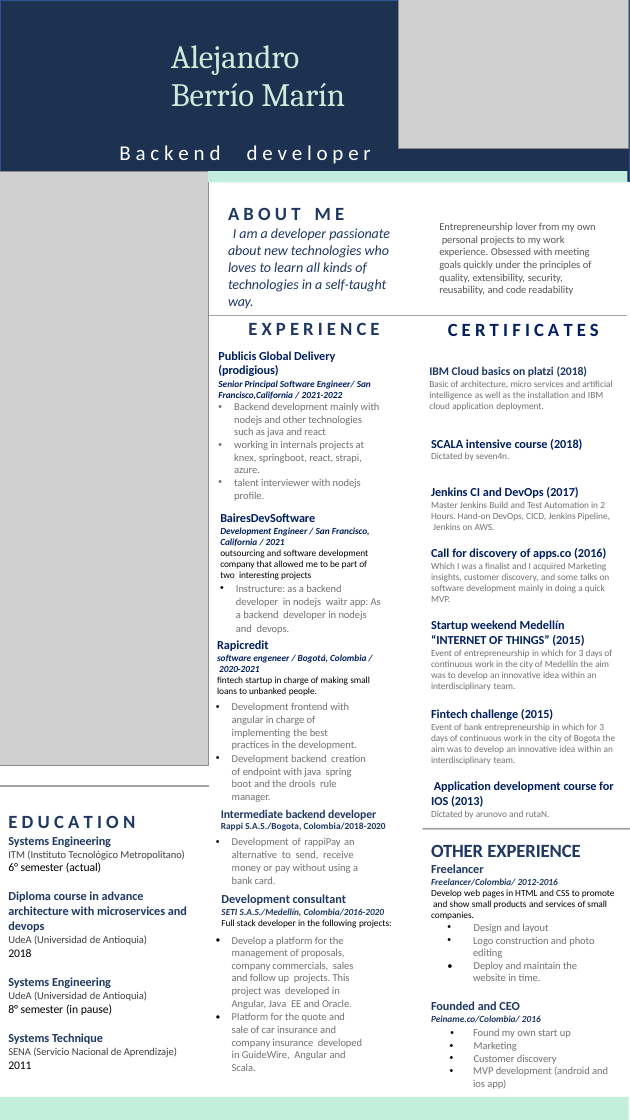
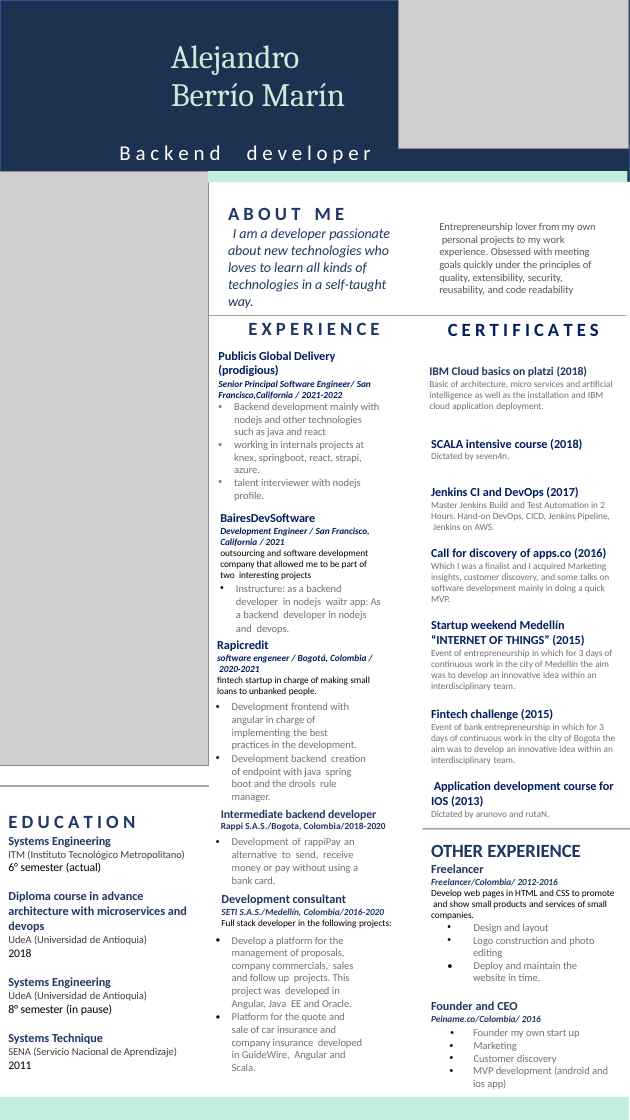
Before and after one commit to alejo86a/alejandro-cv, a slide deck: slide 1 of Alejandro-cv.pptx. Drawn at 630x1120 pixels with LibreOffice and Linux fonts; fonts in the diff are those of the drawing; grey boxes stand for pictures; background and template pictures are left out. Boxes give left, top, right and bottom in pixels: in the first picture for what was removed or moved away, otherwise in the second. Text is boxed around its words. In the diff, an @@ line names an element or a change of style, - is before the commit and + after.

```diff
--- a/Alejandro-cv.pptx
+++ b/Alejandro-cv.pptx
@@ text at (431,1001,517,1010): text changed @@
-Founded and CEO
+Founder and CEO
@@ text at (473,1029,580,1038): text changed @@
-• Found my own start up
+• Founder my own start up
```
Also in this commit, not shown: 1 other file.
